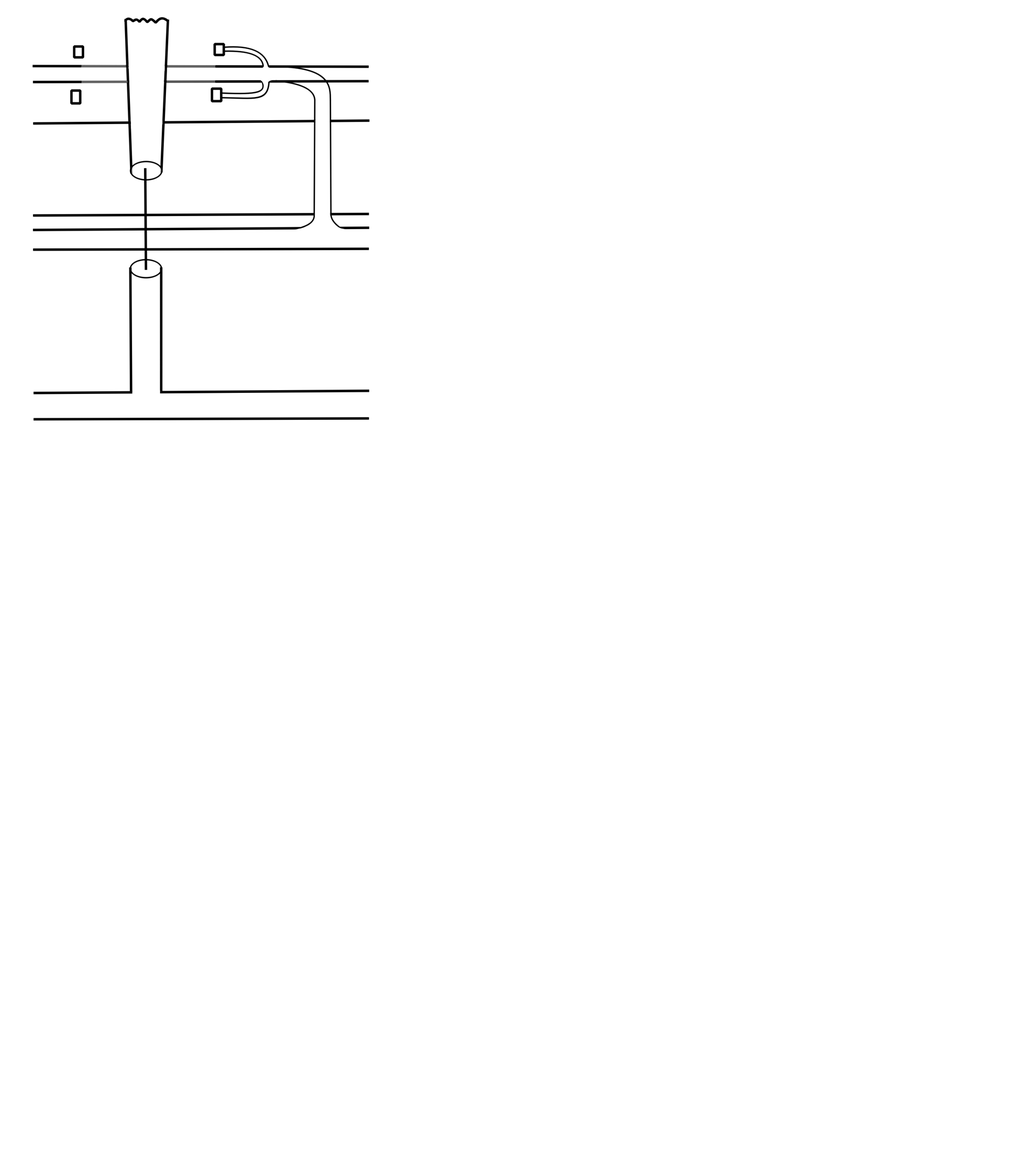
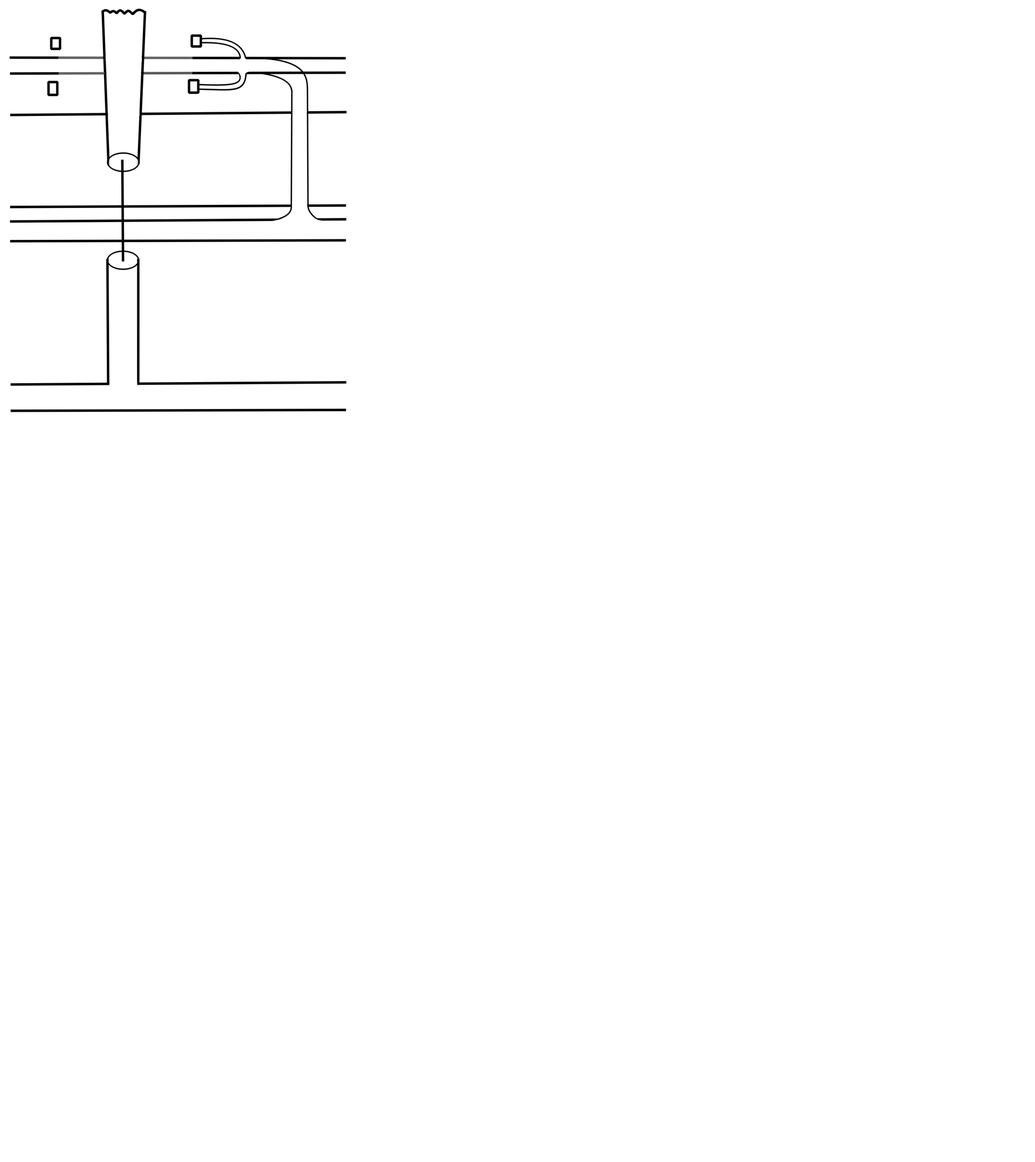
Layers edited between the first and the second (1035, 1162) image:
pixels changed over [9, 8, 370, 422] (layer not identified)
